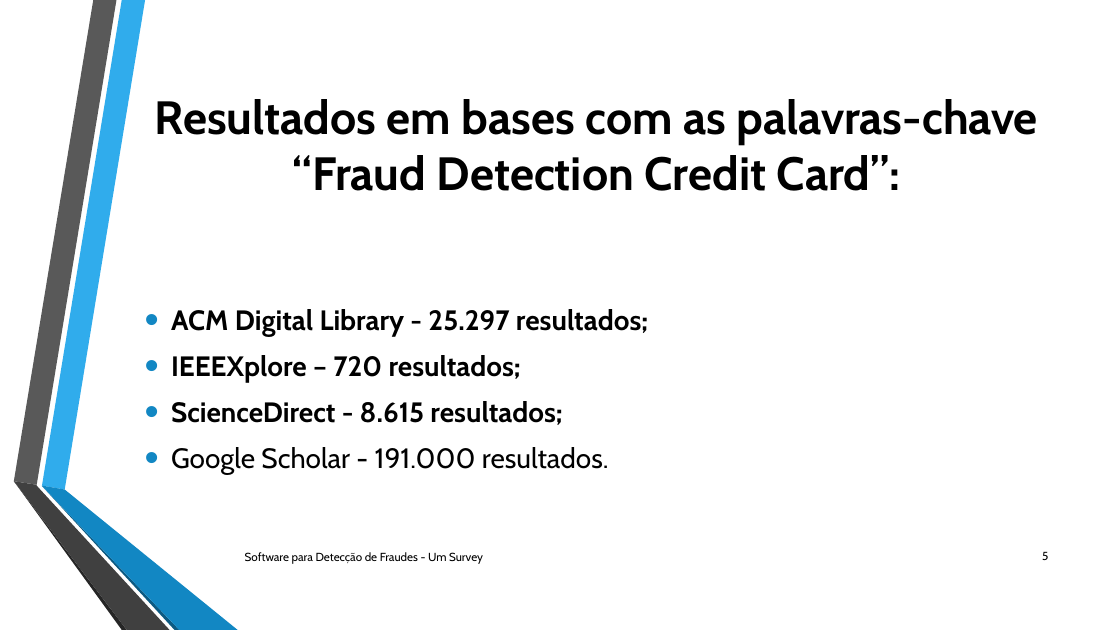
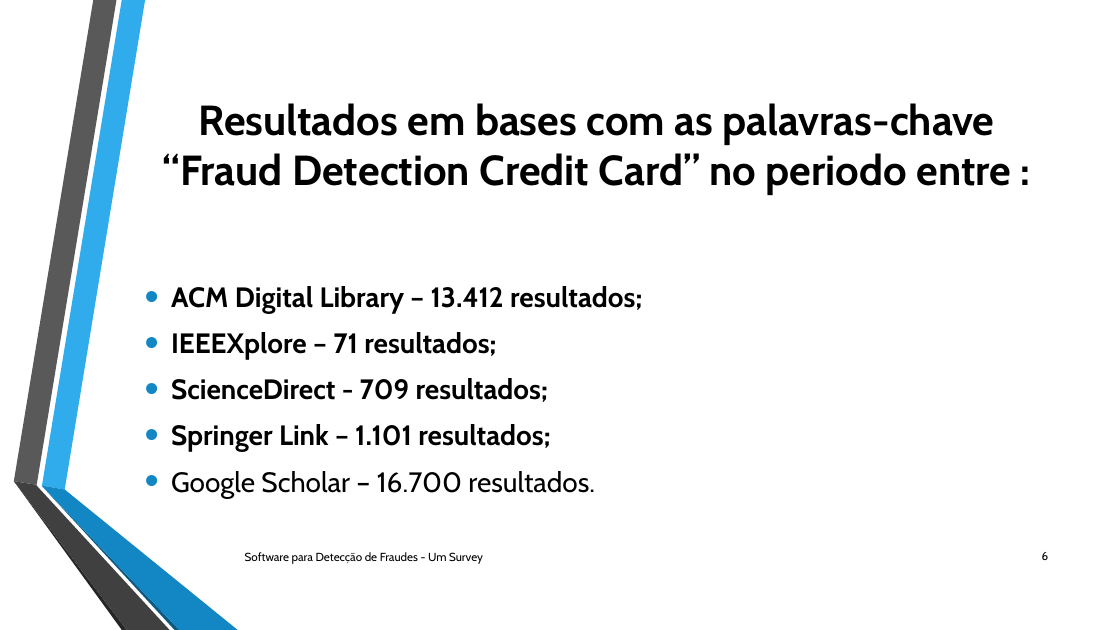
Before and after one commit to jeanzera/metodologiautfpr, a slide deck: slide 6 of Trabalho Jean Rangel/arquivos/Apresentacao/Segunda versao/Software para Detecção de Fraudes – Um Survey.pptx (slide 5 before the commit). Drawn at 1120x630 pixels with LibreOffice and Linux fonts; fonts in the diff are those of the drawing; background and template pictures are left out. Boxes give left, top, right and bottom in pixels: in the first picture for what was removed or moved away, otherwise in the second. Text is boxed around its words. In the diff, an @@ line names an element or a change of style, - is before the commit and + after.

```diff
--- a/Trabalho Jean Rangel/arquivos/Apresentacao/Segunda versao/Software para Detecção de Fraudes – Um Survey.pptx
+++ b/Trabalho Jean Rangel/arquivos/Apresentacao/Segunda versao/Software para Detecção de Fraudes – Um Survey.pptx
@@ title at [163,103,1011,195]: text changed; size 40 to 36 pt @@
-Resultados em bases com as palavras-chave “Fraud Detection Credit Card”:
+Resultados em bases com as palavras-chave “Fraud Detection Credit Card” no periodo entre :
@@ text at [171,286,642,498]: text changed @@
-• ACM Digital Library - 25.297 resultados;
-• IEEEXplore – 720 resultados;
-• ScienceDirect - 8.615 resultados;
-• Google Scholar - 191.000 resultados.
+• ACM Digital Library – 13.412 resultados;
+• IEEEXplore – 71 resultados;
+• ScienceDirect - 709 resultados;
+• Springer Link – 1.101 resultados;
+• Google Scholar – 16.700 resultados.
@@ page number at [1042,552,1049,560]: text changed @@
-5
+6
```
Also in this commit, not shown: 5 other slides changed, 1 slide added.
